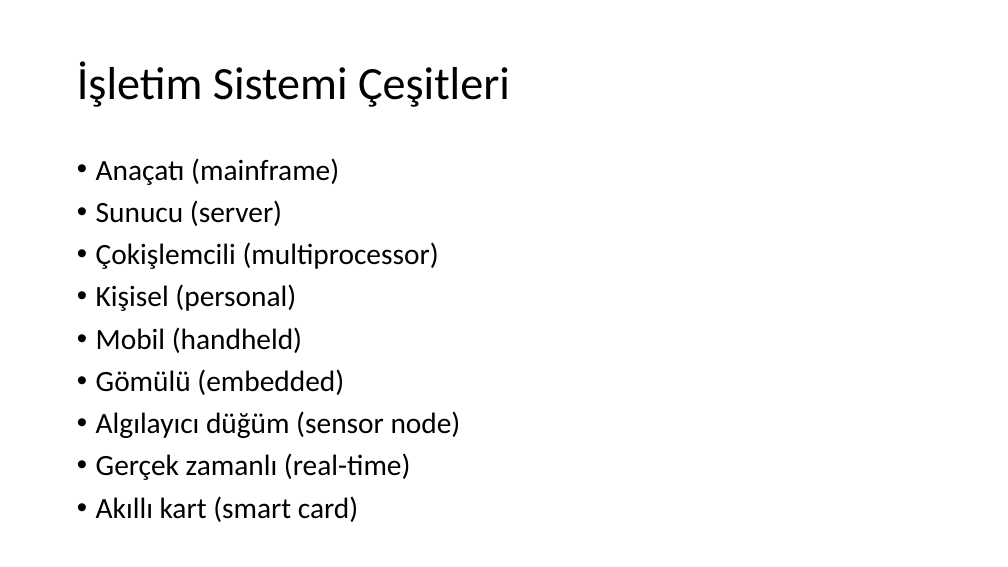
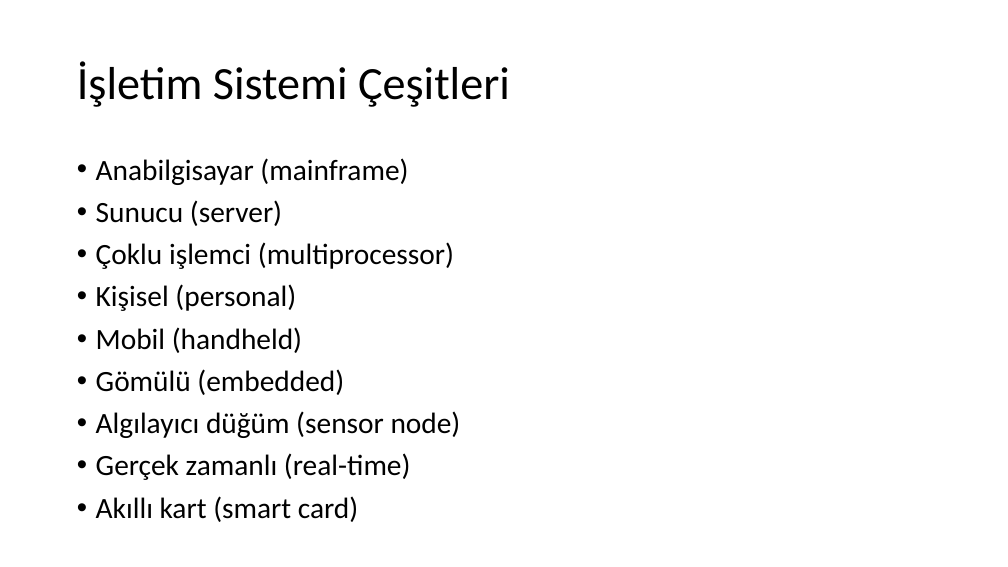
Before and after one commit to sercankulcu/sercankulcu.github.io, a slide deck: slide 46 of assets/teaching/os/1_Bolum_1_Giris.pptx (slide 29 before the commit). Drawn at 1008x567 pixels with LibreOffice and Linux fonts; fonts in the diff are those of the drawing. Boxes give left, top, right and bottom in pixels: in the first picture for what was removed or moved away, otherwise in the second. Text is boxed around its words. In the diff, an @@ line names an element or a change of style, - is before the commit and + after.

```diff
--- a/assets/teaching/os/1_Bolum_1_Giris.pptx
+++ b/assets/teaching/os/1_Bolum_1_Giris.pptx
@@ text at (96,158,408,185): text changed @@
-• Anaçatı (mainframe)
+• Anabilgisayar (mainframe)
@@ text at (96,242,454,269): text changed @@
-• Çokişlemcili (multiprocessor)
+• Çoklu işlemci (multiprocessor)
```
Also in this commit, not shown: 7 other slides changed, 28 slides added, 1 other file.
